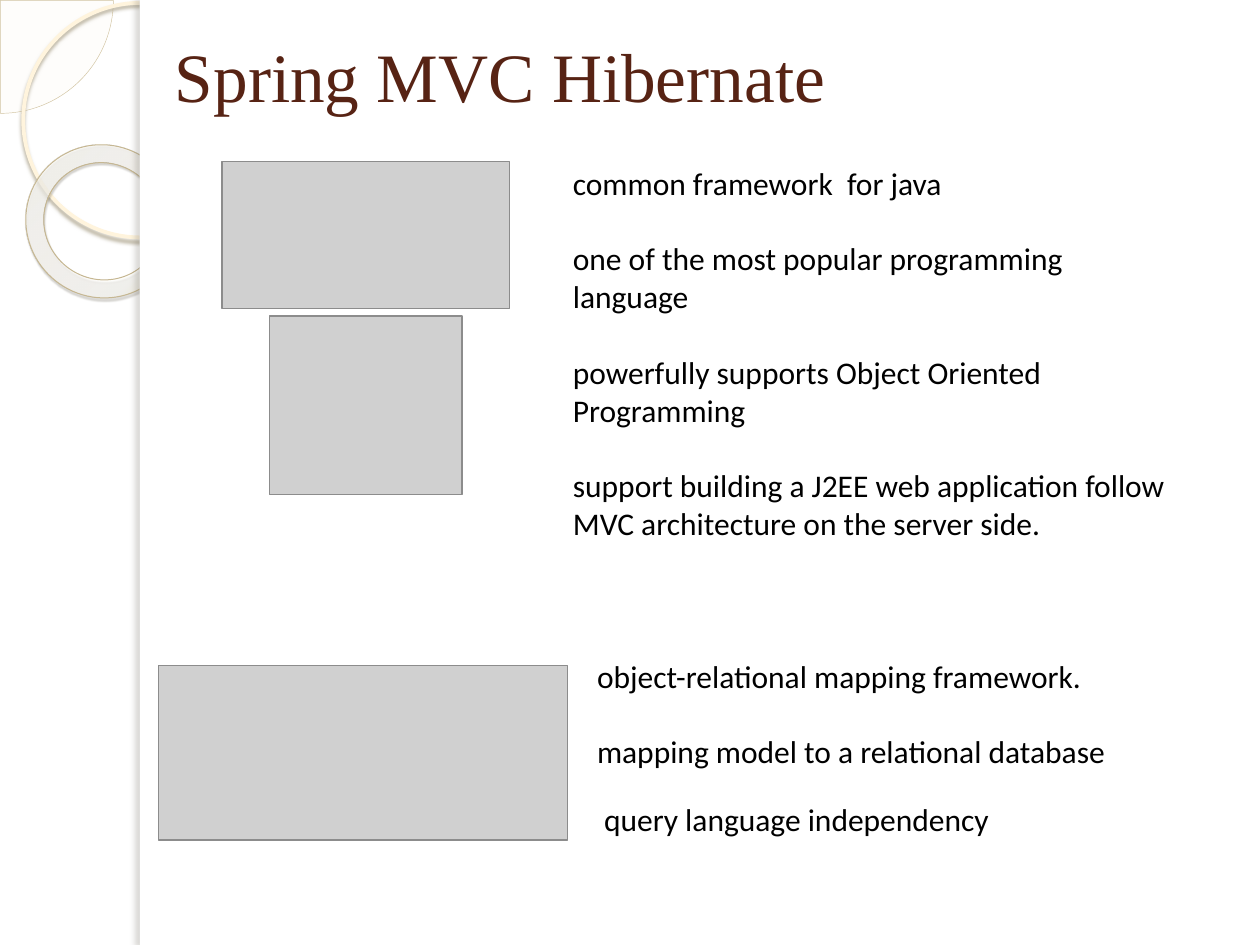
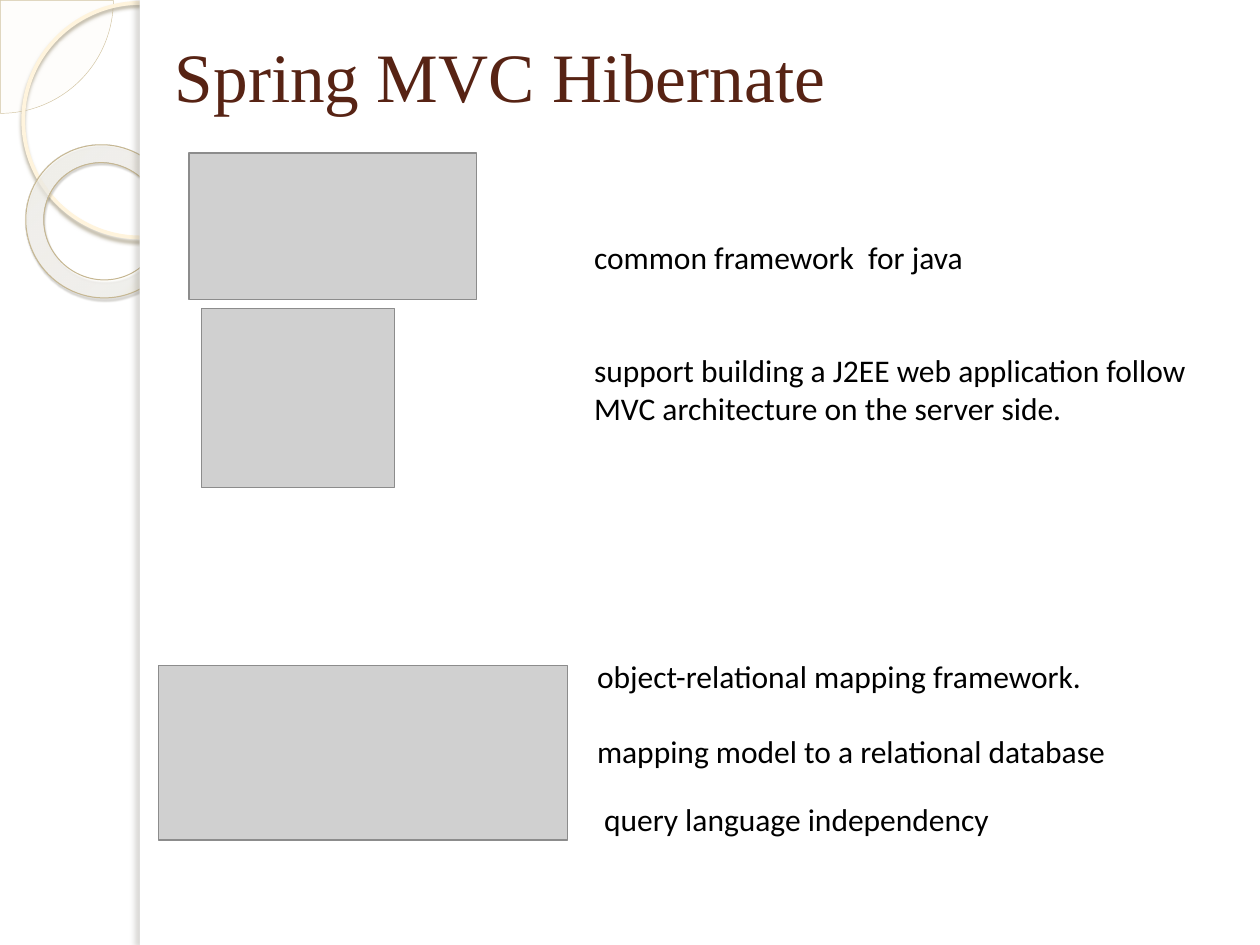
Before and after one commit to dohungcuongdev/thesis-documentation, a slide deck: slide 7 of Thesis-review.pptx. Drawn at 1260x945 pixels with LibreOffice and Linux fonts; fonts in the diff are those of the drawing; grey boxes stand for pictures; background and template pictures are left out. Boxes give left, top, right and bottom in pixels: in the first picture for what was removed or moved away, otherwise in the second. Text is boxed around its words. In the diff, an @@ line names an element or a change of style, - is before the commit and + after.

```diff
--- a/Thesis-review.pptx
+++ b/Thesis-review.pptx
@@ picture: place and size @@
-picture at <box>222,161,509,309</box>
+picture at <box>189,152,476,300</box>
@@ text "common framework for java": place and size @@
-text "common framework for java" at <box>573,173,1164,536</box>
+text "common framework for java" at <box>594,247,1185,421</box>
@@ text at <box>573,248,1063,428</box>: paragraphs removed @@
-one of the most popular programming language
-powerfully supports Object Oriented Programming
@@ picture: place and size @@
-picture at <box>270,316,462,495</box>
+picture at <box>202,309,394,488</box>
```
Also in this commit, not shown: 3 other slides changed.
